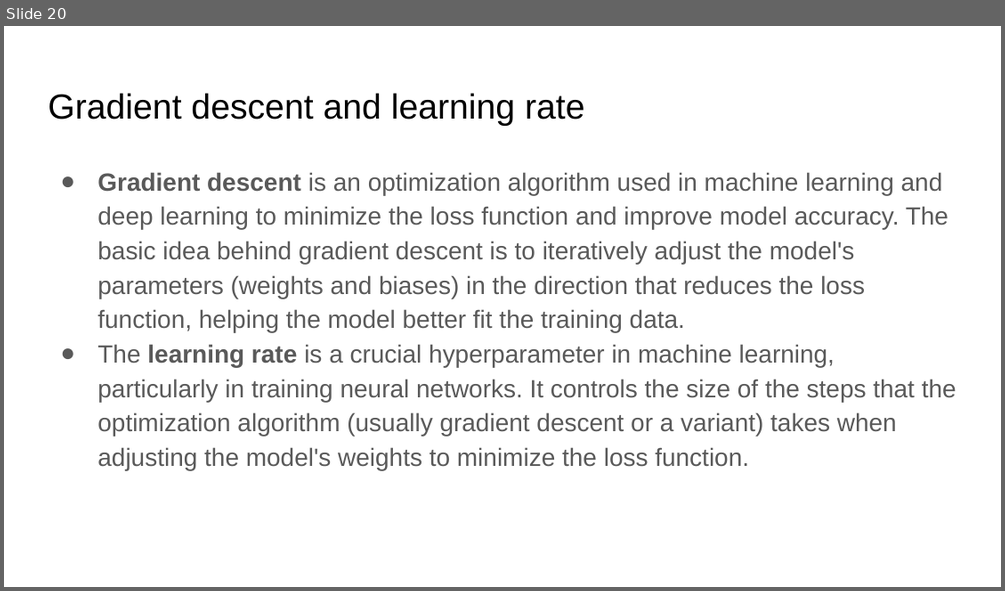
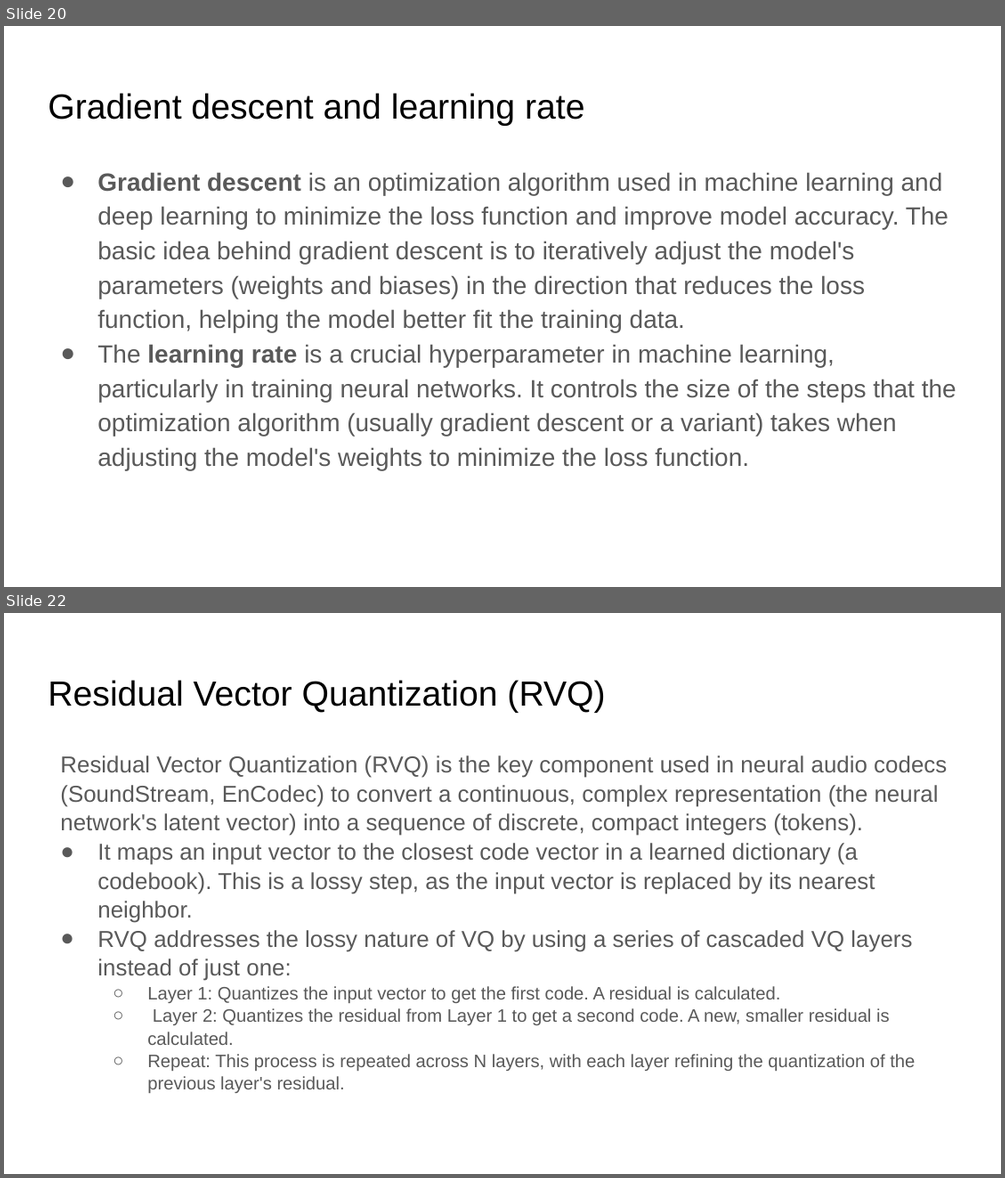
Before and after one commit to xserra/audio-coding-materials, a slide deck: lectures/6. Neural audio compression.pptx. Shown one above the other, each under a label of ours: slide 20 before the commit, slides 20 and 22 after it; the slides between them are not shown. The pictures are 1005x591 and 1005x1178 pixels, drawn with LibreOffice and Linux fonts; fonts in the diff are those of the drawing. Boxes give left, top, right and bottom in pixels: in the first picture for what was removed or moved away, otherwise in the second. Text is boxed around its words. In the diff, an @@ line names an element or a change of style, - is before the commit and + after.

```diff
--- a/lectures/6. Neural audio compression.pptx
+++ b/lectures/6. Neural audio compression.pptx
@@ slide 22 added at (4, 613, 1001, 1174), background #FFFFFF @@
@@ title added at (48, 680, 605, 713), 25.2 pt, text #000000 @@
+Residual Vector Quantization (RVQ)
@@ text added at (60, 755, 947, 1093), 16.6 pt, text #595959 @@
+Residual Vector Quantization (RVQ) is the key component used in neural audio codecs (SoundStream, EnCodec) to convert a continuous, complex representation (the neural network's latent vector) into a sequence of discrete, compact integers (tokens).
+● It maps an input vector to the closest code vector in a learned dictionary (a codebook). This is a lossy step, as the input vector is replaced by its nearest neighbor.
+● RVQ addresses the lossy nature of VQ by using a series of cascaded VQ layers instead of just one:
+  ○ Layer 1: Quantizes the input vector to get the first code. A residual is calculated.
+  ○ Layer 2: Quantizes the residual from Layer 1 to get a second code. A new, smaller residual is calculated.
+  ○ Repeat: This process is repeated across N layers, with each layer refining the quantization of the previous layer's residual.
```
Also in this commit, not shown: 4 slides changed, 2 other slides added.
